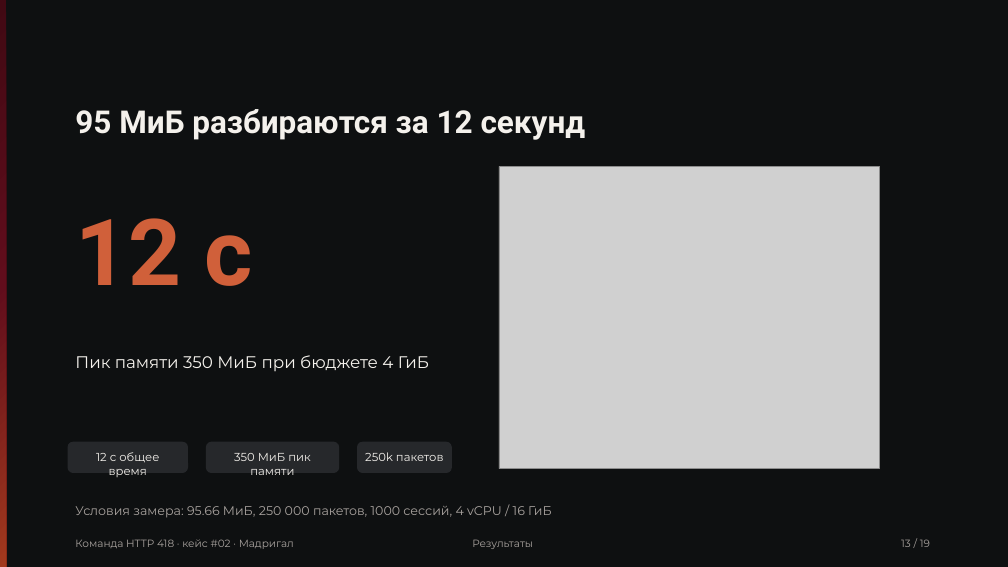
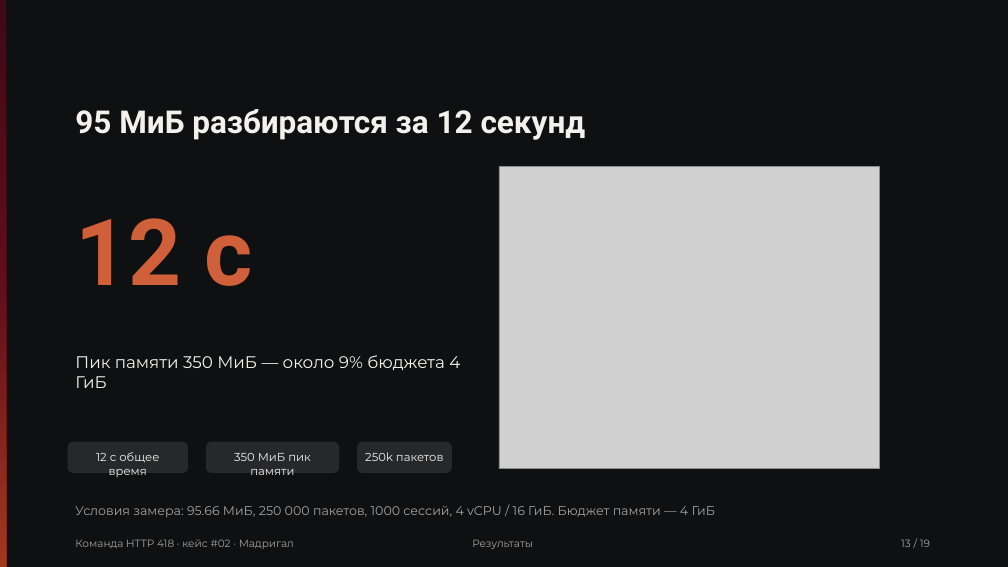
Before and after one commit to Pavel1778/madrigal-protocol-lab, a slide deck: slide 13 of presentation/slides.pptx. Drawn at 1008x567 pixels with LibreOffice and Linux fonts; fonts in the diff are those of the drawing; grey boxes stand for pictures. Boxes give left, top, right and bottom in pixels: in the first picture for what was removed or moved away, otherwise in the second. Text is boxed around its words. In the diff, an @@ line names an element or a change of style, - is before the commit and + after.

Commit message:
fix(presentation): finalize defence deck — fonts, sizes, sixth chain step
Sync the full redesign across every artifact after the review feedback.

- Real member photos 1.jpg/2.jpg as two distinct avatars (test asserts
  distinct bytes); avatar 180px, name 28px, QR 80px in CSS and PPTX.
- Sixth chain step «повторная проверка» in slides.md and the PPTX spec.
- Embed the brand fonts (Tektur/Montserrat/JetBrains Mono) so PowerPoint
  keeps the design; theme fonts move off Calibri.
- Reconcile slide 13: 350 MiB peak is 9% of the 4 GiB budget, 16 GiB machine.
- Rebuild both PDFs, the PPTX, the HTML bundle and checksums.txt.
- Layout verification clean on both PDFs; docs (README, VIDEO, CHANGELOG,
  PRESENTATION_VERIFICATION) updated.

```diff
--- a/presentation/slides.pptx
+++ b/presentation/slides.pptx
@@ text at [75,355,460,388]: text changed @@
-Пик памяти 350 МиБ при бюджете 4 ГиБ
+Пик памяти 350 МиБ — около 9% бюджета 4 ГиБ
@@ text at [75,506,716,518]: text changed @@
-Условия замера: 95.66 МиБ, 250 000 пакетов, 1000 сессий, 4 vCPU / 16 ГиБ
+Условия замера: 95.66 МиБ, 250 000 пакетов, 1000 сессий, 4 vCPU / 16 ГиБ. Бюджет памяти — 4 ГиБ
```
Also in this commit, not shown: 2 other slides changed, 13 other files.
